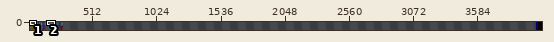
Two versions of one sprite sheet, images/tiles.png. The first picture is a wide view before the edit; the outline marks the close-up.
Close-up. First the earlier version:
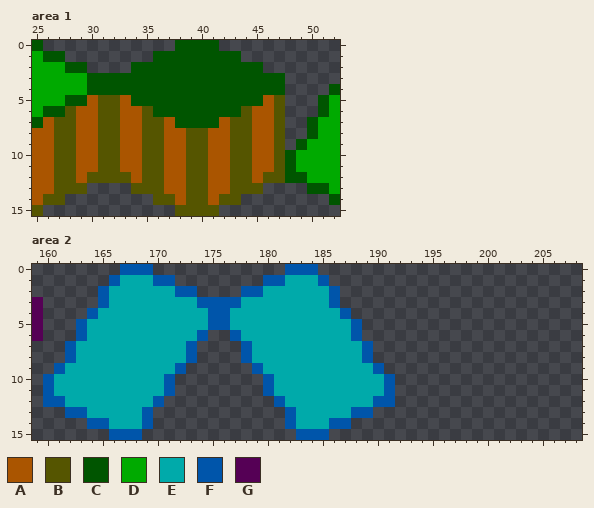
The file is 4096x16 pixels. Shown: area 1: x 25..52, y 0..15; area 2: x 159..208, y 0..15. The wide view leaves out empty margins.
Palette (. is transparent): A #aa5500  B #555500  C #005500  D #00aa00  E #00aaaa  F #0055aa  G #550055
Pixels before, area 1, first column x 25:
 0 C............CCCC...........
 1 DCC........CCCCCCCC.........
 2 DDDCC....CCCCCCCCCCCC.......
 3 DDDDDCCCCCCCCCCCCCCCCCC.....
 4 DDDDDCCCCCCCCCCCCCCCCCC....C
 5 DDDCCABBACCCCCCCCCCCCAB...CD
 6 DCCBAABBAABCCCCCCCCBAAB...CD
 7 CABBAABBAABBACCCCABBAAB..CDD
 8 AABBAABBAABBAABBAABBAAB..CDD
 9 AABBAABBAABBAABBAABBAAB.CDDD
10 AABBAABBAABBAABBAABBAABCDDDD
11 AABBAABBAABBAABBAABBAABCDDDD
12 AABBABBBBABBAABBAABBABBCCDDD
13 AABBB....BBBAABBAABBB....CCD
14 ABB........BBABBABB........C
15 B............BBBB...........
Pixels before, area 2, first column x 159:
 0 ........FFF............FFF.......
 1 .......FEEEFF........FFEEEF......
 2 ......FEEEEEEFF....FFEEEEEEF.....
 3 G.....FEEEEEEEEFFFFEEEEEEEEF.....
 4 G....FEEEEEEEEEEFFEEEEEEEEEEF....
 5 G...FEEEEEEEEEEEFFEEEEEEEEEEEF...
 6 G...FEEEEEEEEEEF..FEEEEEEEEEEF...
 7 ...FEEEEEEEEEEF....FEEEEEEEEEEF..
 8 ...FEEEEEEEEEEF....FEEEEEEEEEEF..
 9 ..FEEEEEEEEEEF......FEEEEEEEEEEF.
10 .FEEEEEEEEEEF........FEEEEEEEEEEF
11 .FEEEEEEEEEEF........FEEEEEEEEEEF
12 .FFEEEEEEEEF..........FEEEEEEEEFF
13 ...FFEEEEEF............FEEEEEFF..
14 .....FFEEEF............FEEEFF....
15 .......FFF..............FFF......
After:
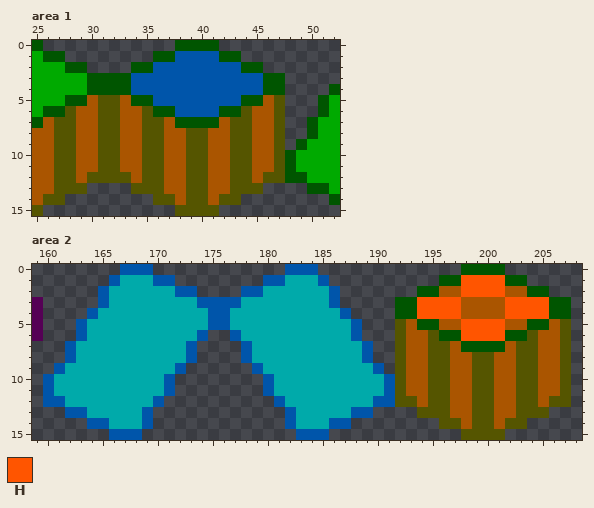
Colours new in this view: H #ff5500
The exact change:
Changed rows in their new state; - is an unchanged pixel.
Area 1:
first column x 34:
 1 ----FFFF----
 2 --FFFFFFFF--
 3 FFFFFFFFFFFF
 4 FFFFFFFFFFFF
 5 --FFFFFFFF--
 6 ----FFFF----
Area 2:
first column x 192:
 0 ------CCCC------
 1 ----CCHHHHCC----
 2 --CCAAHHHHAACC--
 3 CCHHHHAAAAHHHHCC
 4 CCHHHHAAAAHHHHCC
 5 BACCAAHHHHAACCAB
 6 BAABCCHHHHCCBAAB
 7 BAABBACCCCABBAAB
 8 BAABBAABBAABBAAB
 9 BAABBAABBAABBAAB
10 BAABBAABBAABBAAB
11 BAABBAABBAABBAAB
12 BBABBAABBAABBABB
13 --BBBAABBAABBB--
14 ----BBABBABB----
15 ------BBBB------
Changed places in both close-ups, as pixel boxes (x1, y1, x2, y2):
changed: (131, 51, 263, 117)
added: (395, 264, 571, 440)
